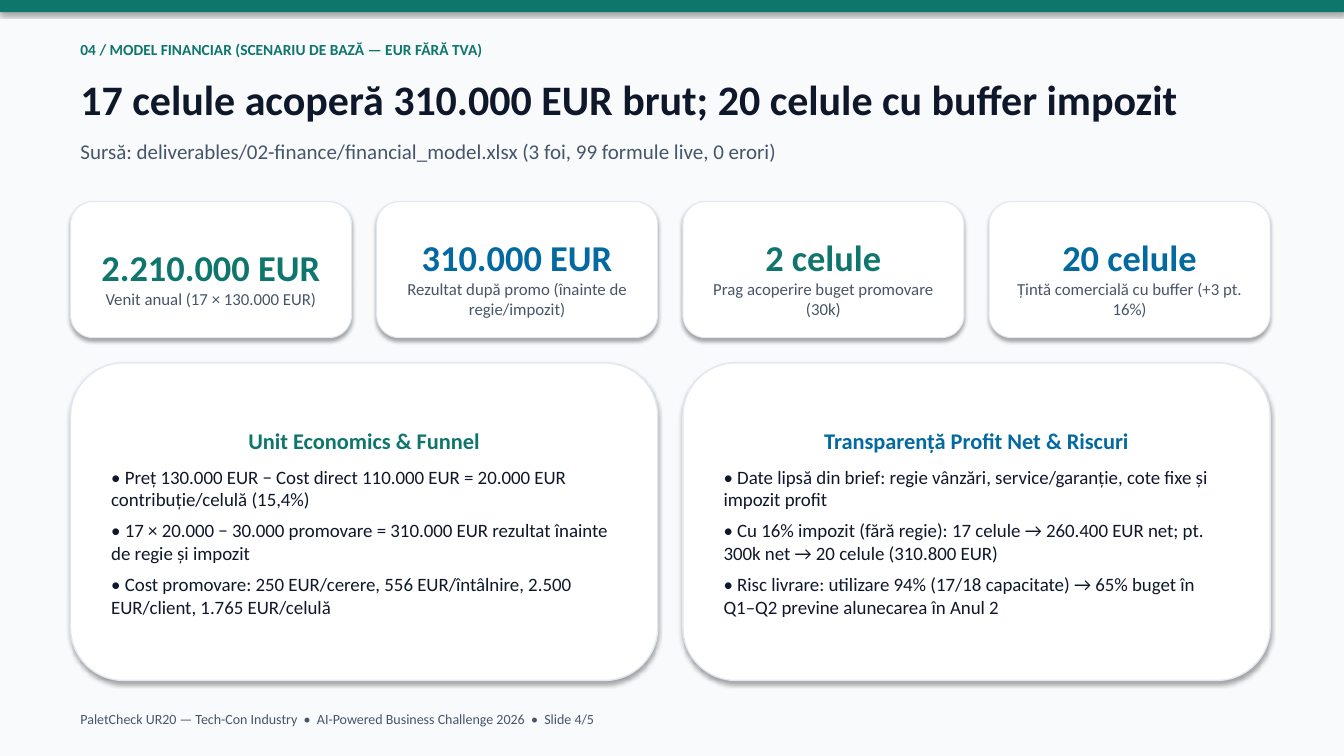
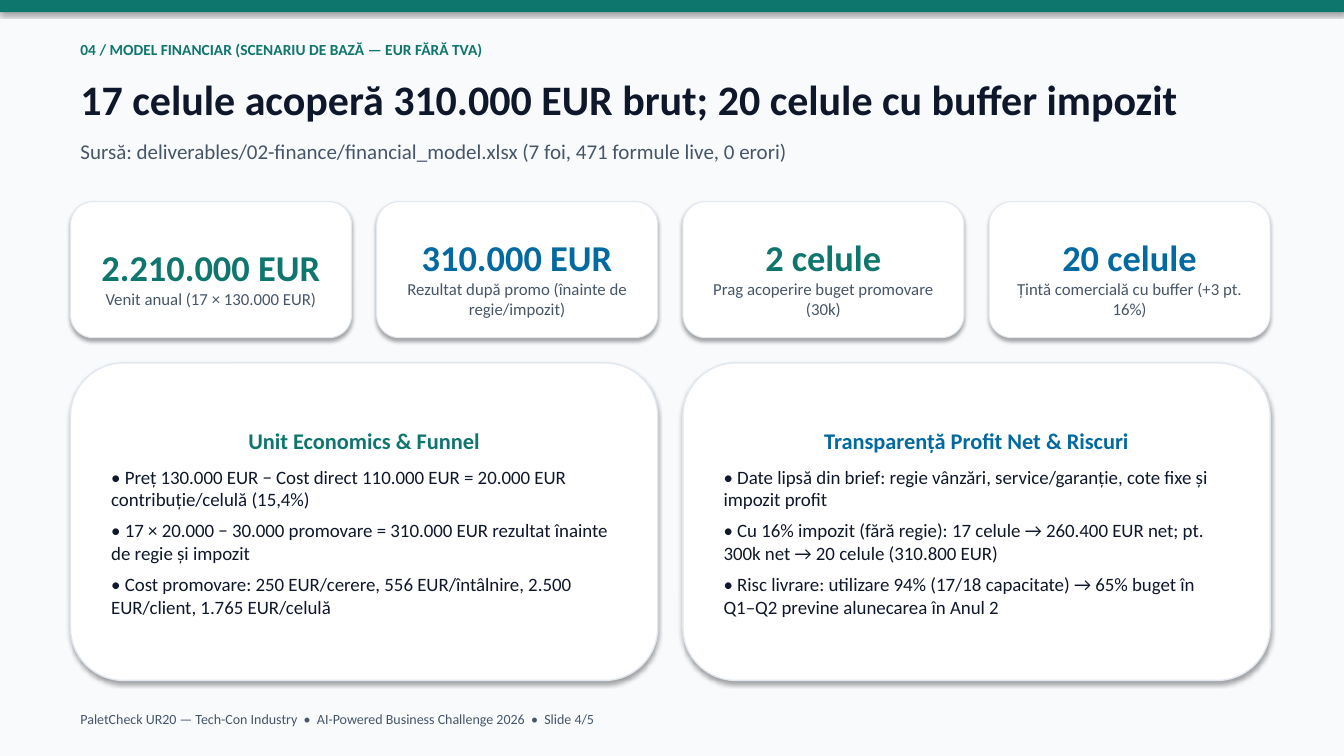
Before and after one commit to Asociatie-studenti-SA/ai-business-challenge-2026, a slide deck: slide 4 of deliverables/05-pitch/pitch_deck.pptx. Drawn at 1344x756 pixels with LibreOffice and Linux fonts; fonts in the diff are those of the drawing. Boxes give left, top, right and bottom in pixels: in the first picture for what was removed or moved away, otherwise in the second. Text is boxed around its words. In the diff, an @@ line names an element or a change of style, - is before the commit and + after.

Commit message:
fix(pitch): stale model figures 99 formule/3 foi -> 471/7, tests 88/88 -> 91/91 (rebuilt pptx+pdf)

```diff
--- a/deliverables/05-pitch/pitch_deck.pptx
+++ b/deliverables/05-pitch/pitch_deck.pptx
@@ text at <box>80,144,786,162</box>: text changed @@
-Sursă: deliverables/02-finance/financial_model.xlsx (3 foi, 99 formule live, 0 erori)
+Sursă: deliverables/02-finance/financial_model.xlsx (7 foi, 471 formule live, 0 erori)
```
Also in this commit, not shown: 1 other slide changed, 5 other files.
